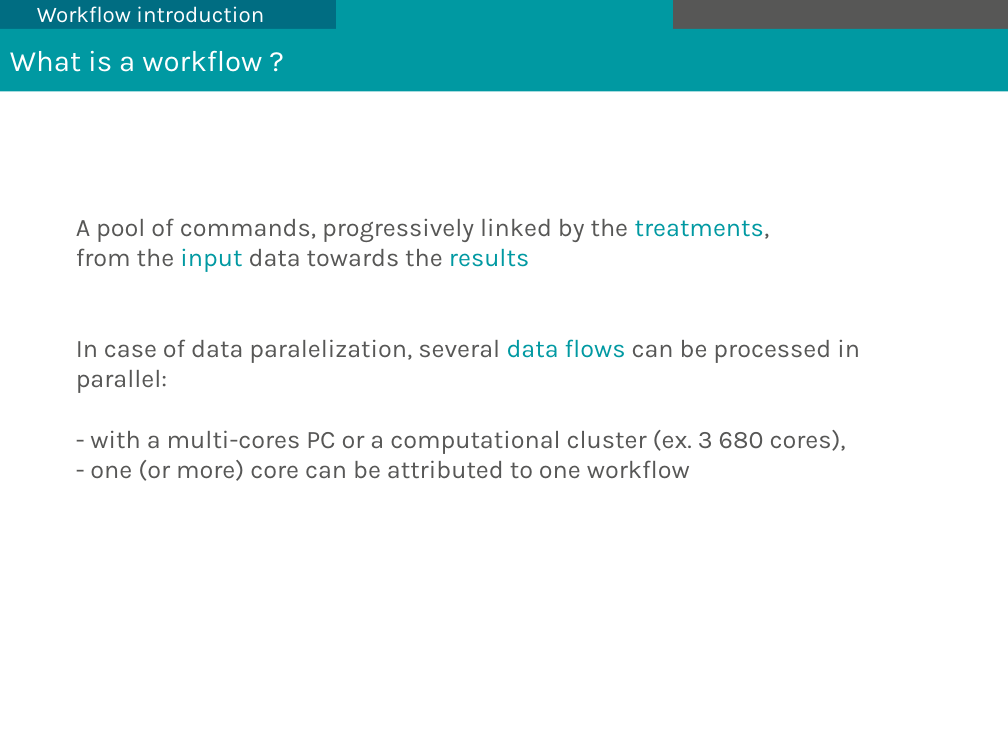
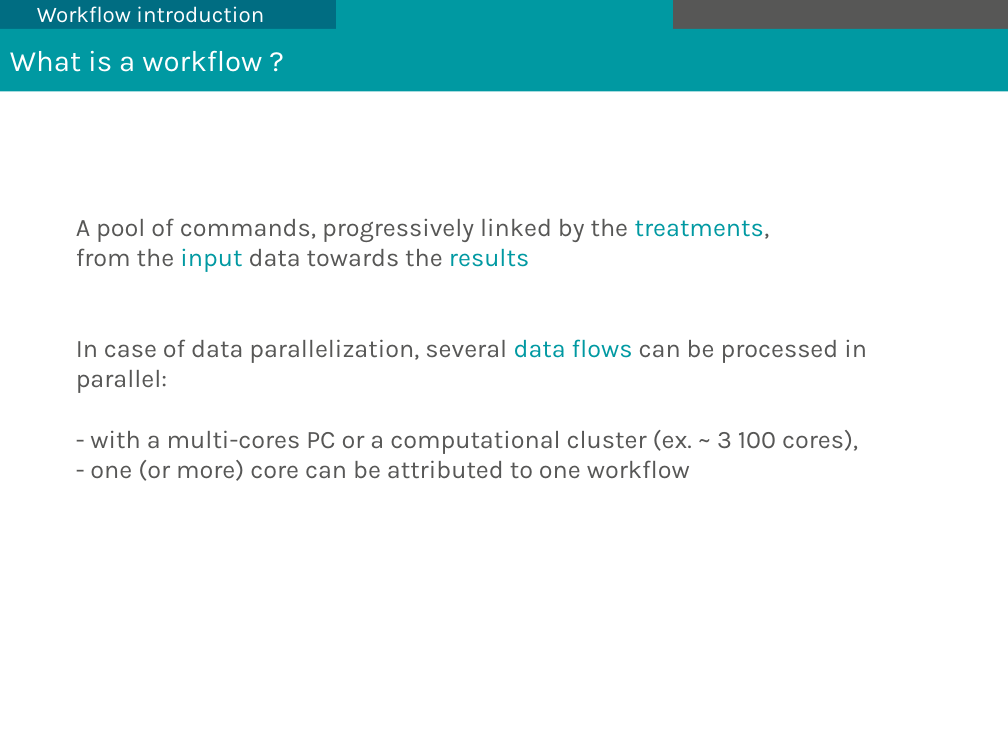
Before and after one commit to mesocentre-clermont-auvergne/formation_fair, a slide deck: slide 4 of fair_environnement/snakemake_cours/introduction_snakemake.odp. Drawn at 1008x756 pixels with LibreOffice and Linux fonts; fonts in the diff are those of the drawing; background and template pictures are left out. Boxes give left, top, right and bottom in pixels: in the first picture for what was removed or moved away, otherwise in the second. Text is boxed around its words. In the diff, an @@ line names an element or a change of style, - is before the commit and + after.

```diff
--- a/fair_environnement/snakemake_cours/introduction_snakemake.odp
+++ b/fair_environnement/snakemake_cours/introduction_snakemake.odp
@@ text at (76, 339, 867, 454): text changed @@
-In case of data paralelization, several data flows can be processed in parallel:
-- with a multi-cores PC or a computational cluster (ex. 3 680 cores),
+In case of data parallelization, several data flows can be processed in parallel:
+- with a multi-cores PC or a computational cluster (ex. ~ 3 100 cores),
```
Also in this commit, not shown: 15 other slides changed, 1 slide added.
